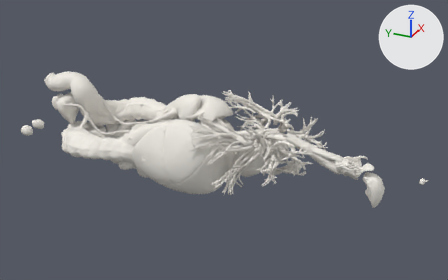
The glTF model public/assets/organs.glb as it was, and as the next commit left it.
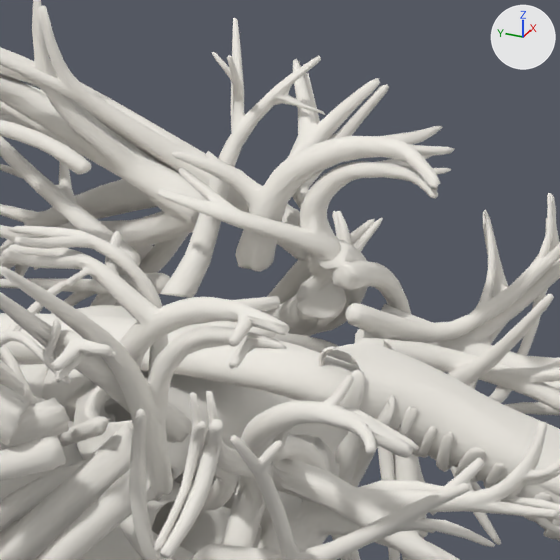
The first picture shows the older version from a 50 mm camera at (-971.0, -814.0, 489.0) aimed at (26.0, -366.0, -9.0). The close-ups show the older and then the newer version on the part from 55% to 70% of the width and 33% to 57% of the height of that picture. Only the edits that show in the close-ups are written down. The axes (+X, +Y, +Z) are drawn at upper right. The lights are the same throughout. Where no turn or scale is listed for an object, it has been applied to the vertices.

Before the edit, the objects in view are built like this:
```python
me_heart_right_atrium = bpy.data.meshes.new('heart_right_atrium')
me_heart_right_atrium.from_pydata(...)  # 5318 vertices, 10710 faces; spans x -24.6..24.6, y -45.1..45.1, z -29.6..29.6
me_heart_right_atrium.materials.append(mat_default)  # white #f0ece5
me_lung_right = bpy.data.meshes.new('lung_right')
me_lung_right.from_pydata(...)  # 14977 vertices, 29997 faces; spans x -61.0..61.0, y -167.0..167.0, z -77.0..77.0
me_lung_right.materials.append(mat_default)  # white #f0ece5
me_trachea = bpy.data.meshes.new('trachea')
me_trachea.from_pydata(...)  # 6386 vertices, 11999 faces; spans x -15.0..15.0, y -59.4..59.4, z -31.7..31.7
me_trachea.materials.append(mat_default)  # white #f0ece5
ob_heart_right_atrium = bpy.data.objects.new('heart_right_atrium', me_heart_right_atrium)
ob_heart_right_atrium.location = (-11.8, -445.0, -19.6)
ob_lung_right = bpy.data.objects.new('lung_right', me_lung_right)
ob_lung_right.location = (-55.1, -394.6, 3.5)
ob_trachea = bpy.data.objects.new('trachea', me_trachea)
ob_trachea.location = (0.5, -553.5, 7.0)
# also in view: 'heart' at (22.0, -440.0, -23.0); 'heart_left_atrium' at (9.0, -456.0, 5.0); 'tracheal_cartilages' at (2.0, -546.0, 7.0); 'esophagus' at (8.0, -467.0, 5.0); 'lung_left' at (73.0, -453.0, 2.0)
```
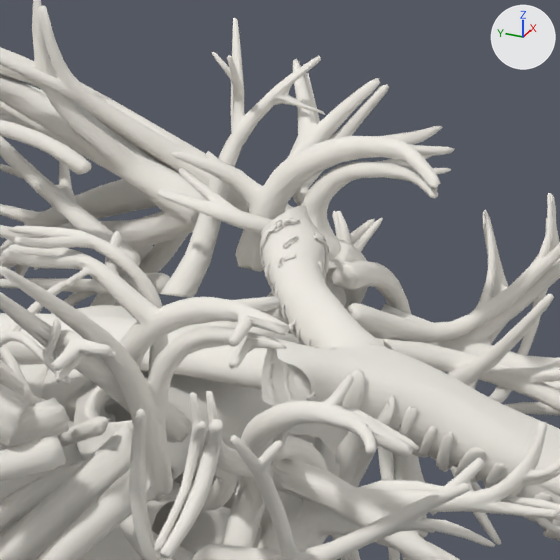
Diff of the bpy script that builds the scene:
```diff
--- a/public/assets/organs.glb.py
+++ b/public/assets/organs.glb.py
@@ me_main_bronchus @@
+me_main_bronchus.from_pydata(...)  # 2959 vertices, 4997 faces; spans x -35.0..35.0, y -20.9..20.9, z -13.0..13.0
+me_main_bronchus.materials.append(mat_default)  # white #f0ece5
@@ ob_main_bronchus @@
+ob_main_bronchus = bpy.data.objects.new('main_bronchus', me_main_bronchus)
+ob_main_bronchus.location = (13.6, -486.4, 37.8)
```

Changed parts and their boxes (x1, y1, x2, y2) in the close-ups (560 x 560 px):
'main_bronchus', added: after (260, 205, 385, 406)
